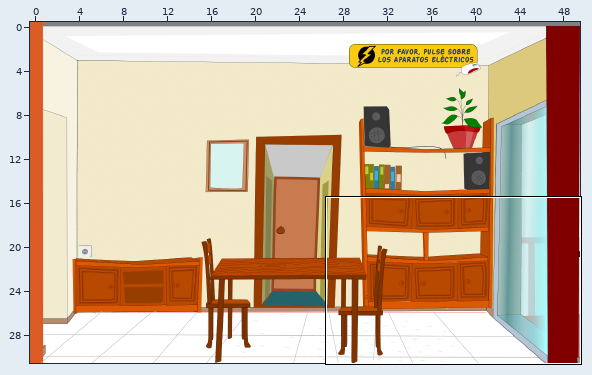
Two versions of a level (Tiled map, data/escena_02/escena_02.tmx). The picture above shows the old version from afar; the outline marks the close-up.
Close-up. Before the commit:
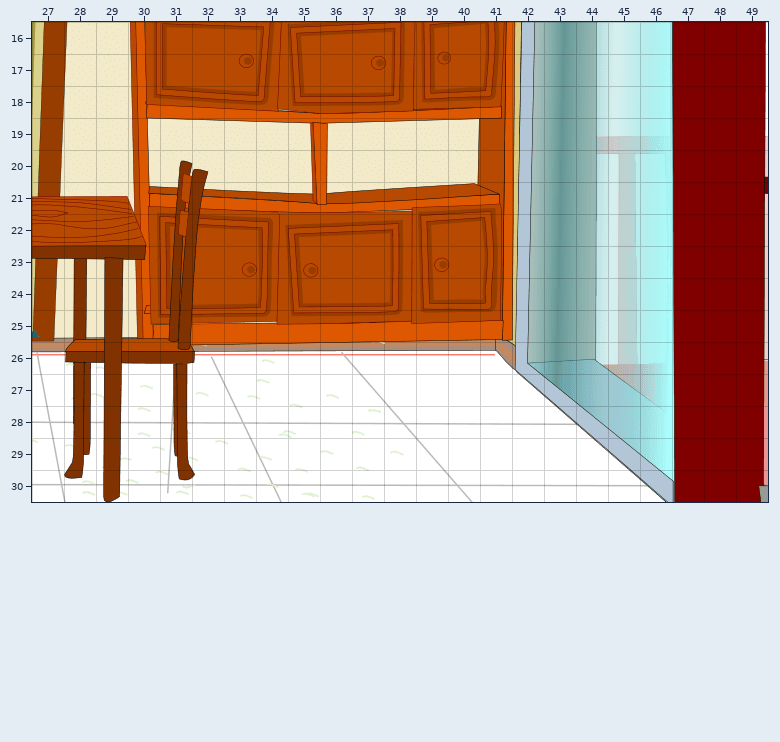
Cells are 32x32 px. Shown: x 27..49, y 16..30. The commit also changed other parts of the map, which this record leaves out.
New version:
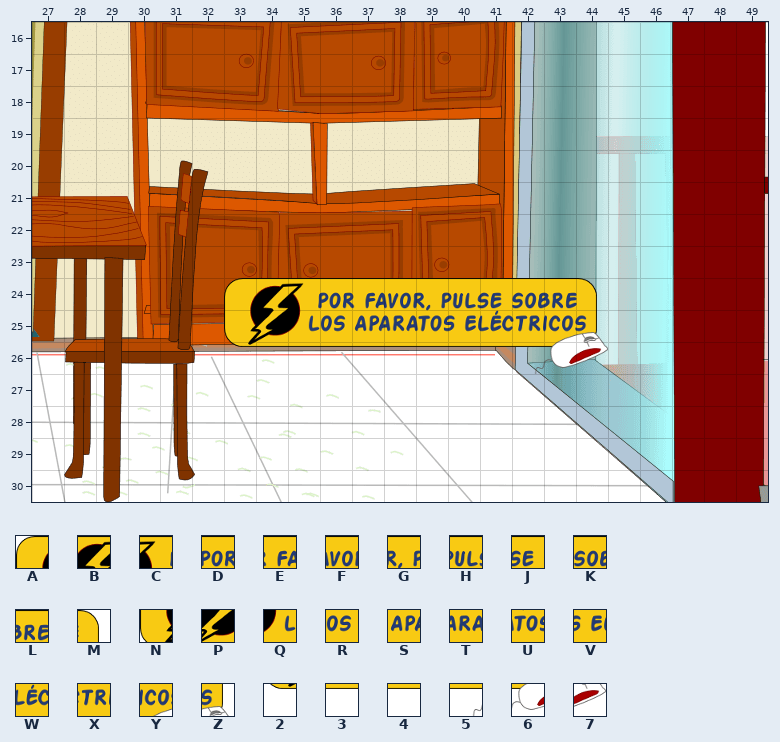
Key: from "mensaje": A 0, B 1, C 2, D 3, E 4, F 5, G 6, H 7, J 8, K 9, L 10, M 11, N 12, P 13, Q 14, R 15, S 16, T 17, U 18, V 19, W 20, X 21, Y 22, Z 23, 2 24, 3 25, 4 26, 5 33, 6 34, 7 35.
_ is an empty cell.
Change:
Changed rows in their new state; . is an unchanged cell.
Layer "foreground":
first column x 33:
24 ABCDEFGHJKLM
25 NPQRSTUVWXYZ
26 234444444567
Changed places in both close-ups, as pixel boxes (x1, y1, x2, y2):
added: (224, 278, 608, 374)
